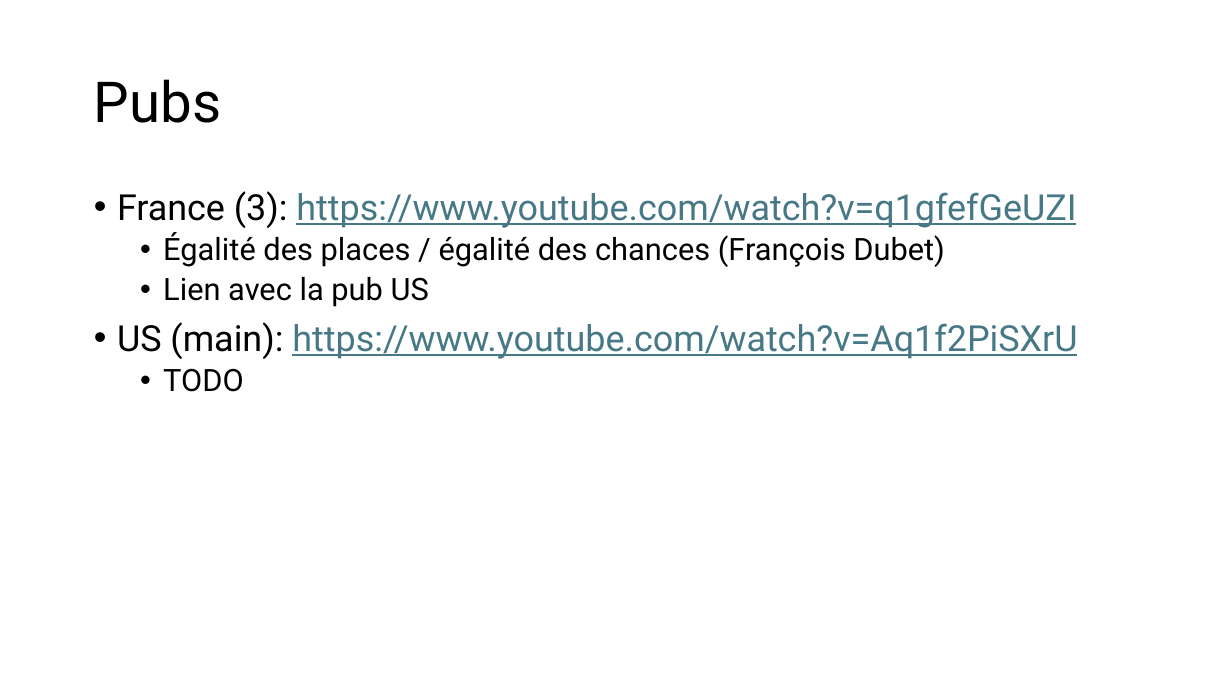
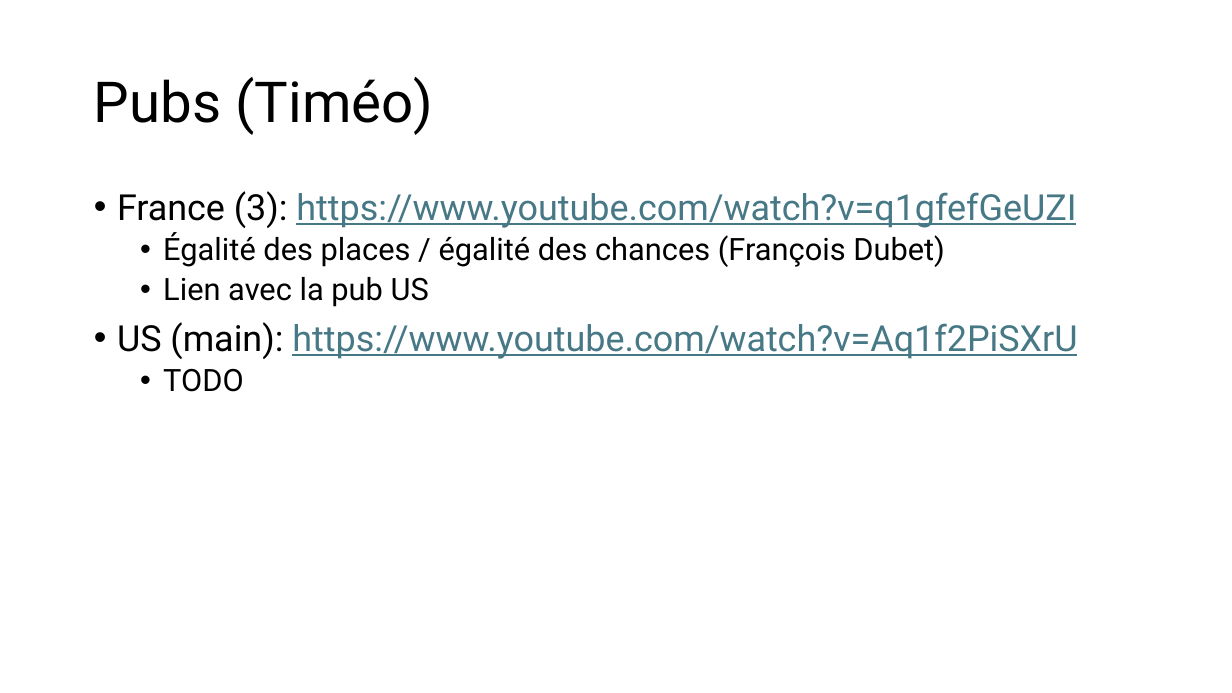
Before and after one commit to Scortail/AnglaisAd, a slide deck: slide 3 of slides.pptx. Drawn at 1232x693 pixels with LibreOffice and Linux fonts; fonts in the diff are those of the drawing. Boxes give left, top, right and bottom in pixels: in the first picture for what was removed or moved away, otherwise in the second. Text is boxed around its words. In the diff, an @@ line names an element or a change of style, - is before the commit and + after.

```diff
--- a/slides.pptx
+++ b/slides.pptx
@@ title at (94,77,433,135): text changed @@
-Pubs
+Pubs (Timéo)
```
Also in this commit, not shown: 5 other slides changed, 2 slides added, 1 other file.
